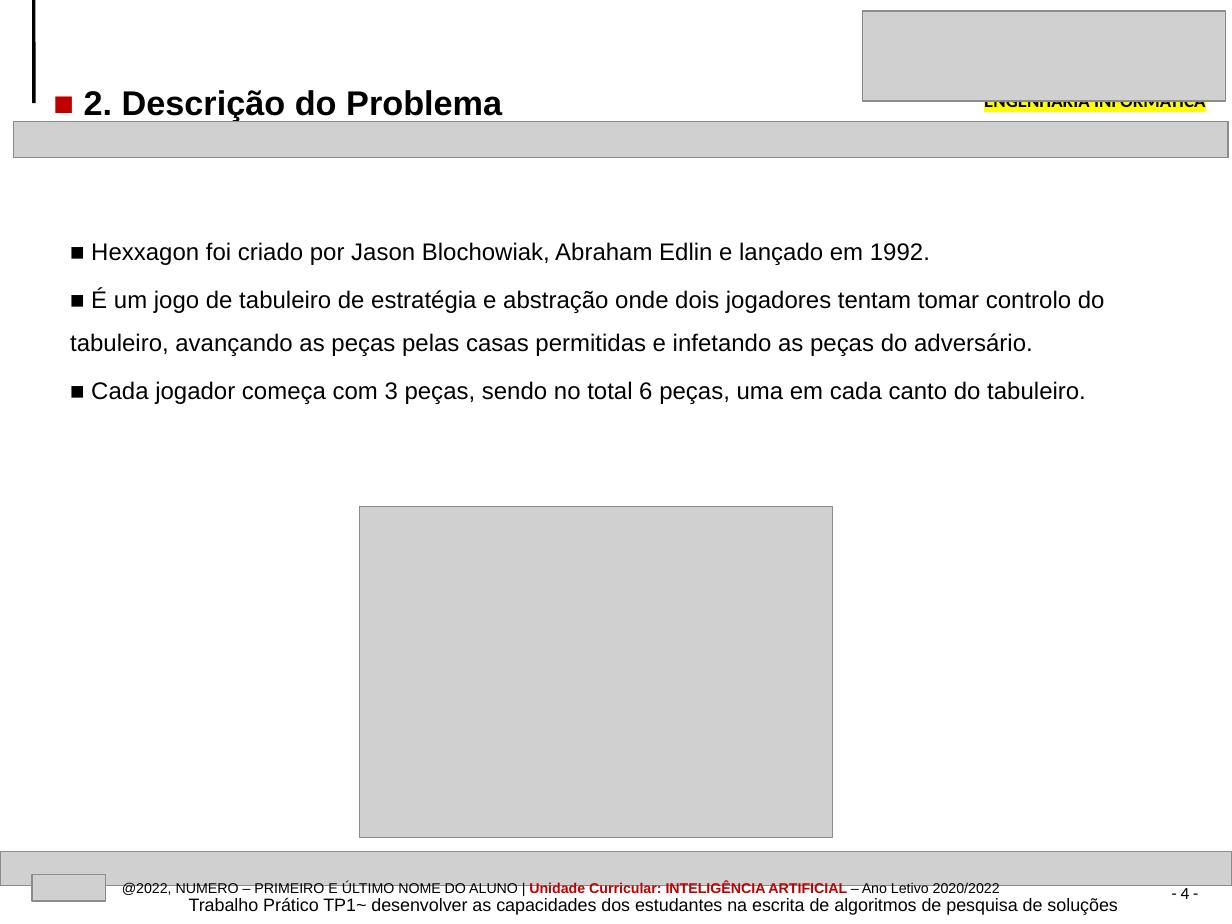
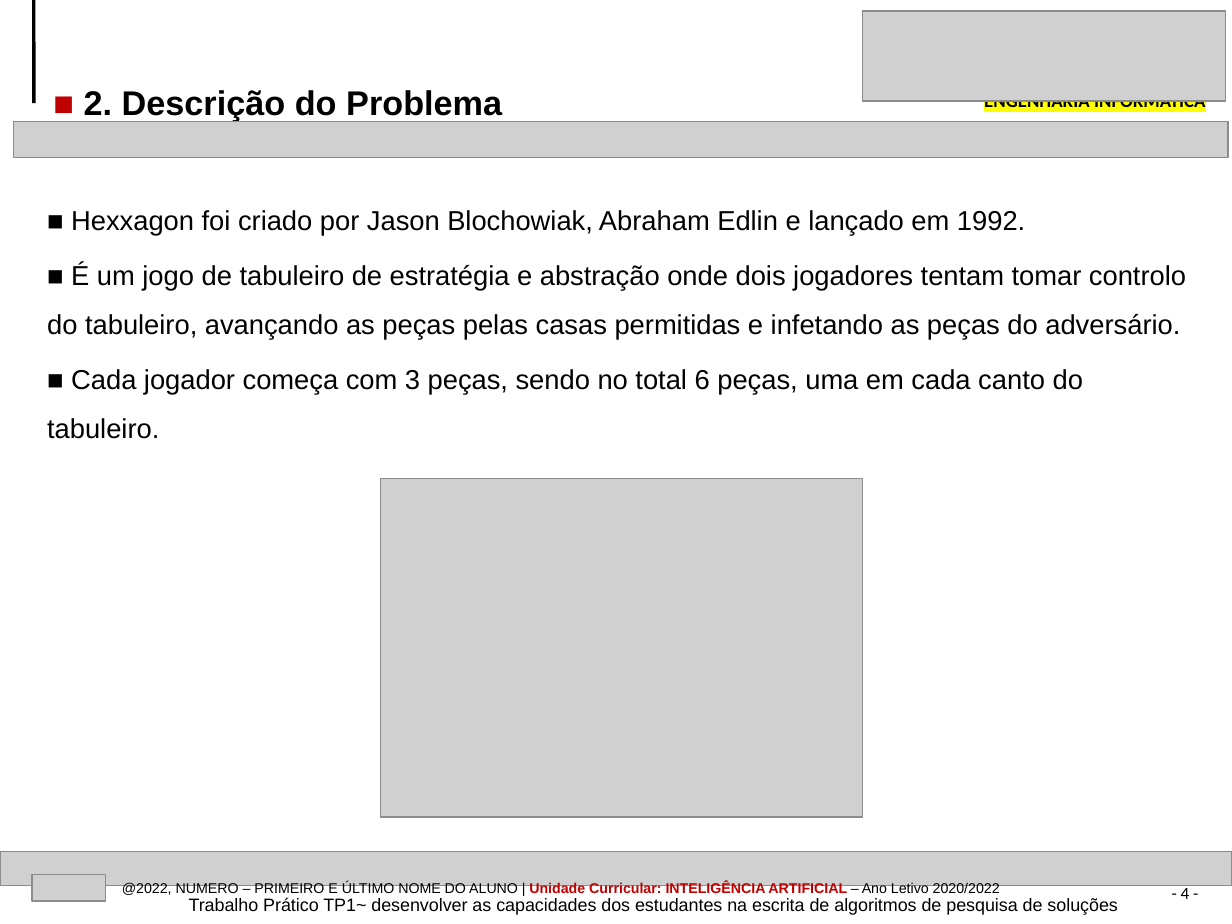
Before and after one commit to AlexandrePSantos/IA, a slide deck: slide 4 of EI-2021-2022-InteligenciaArtificial-TP1_NumeroAluno_1b.pptx. Drawn at 1232x924 pixels with LibreOffice and Linux fonts; fonts in the diff are those of the drawing; grey boxes stand for pictures. Boxes give left, top, right and bottom in pixels: in the first picture for what was removed or moved away, otherwise in the second. Text is boxed around its words. In the diff, an @@ line names an element or a change of style, - is before the commit and + after.

```diff
--- a/EI-2021-2022-InteligenciaArtificial-TP1_NumeroAluno_1b.pptx
+++ b/EI-2021-2022-InteligenciaArtificial-TP1_NumeroAluno_1b.pptx
@@ text "■ Hexxagon foi criado por ...": place and size @@
-text "■ Hexxagon foi criado por ..." at box(70, 242, 1105, 404)
+text "■ Hexxagon foi criado por ..." at box(47, 210, 1186, 439)
@@ text "■ Hexxagon foi criado por ..." at box(47, 210, 1186, 439): size 14 to 16 pt @@
@@ picture: place and size @@
-picture at box(360, 506, 833, 838)
+picture at box(381, 479, 864, 817)
```
Also in this commit, not shown: 3 other slides changed, 3 other files.
